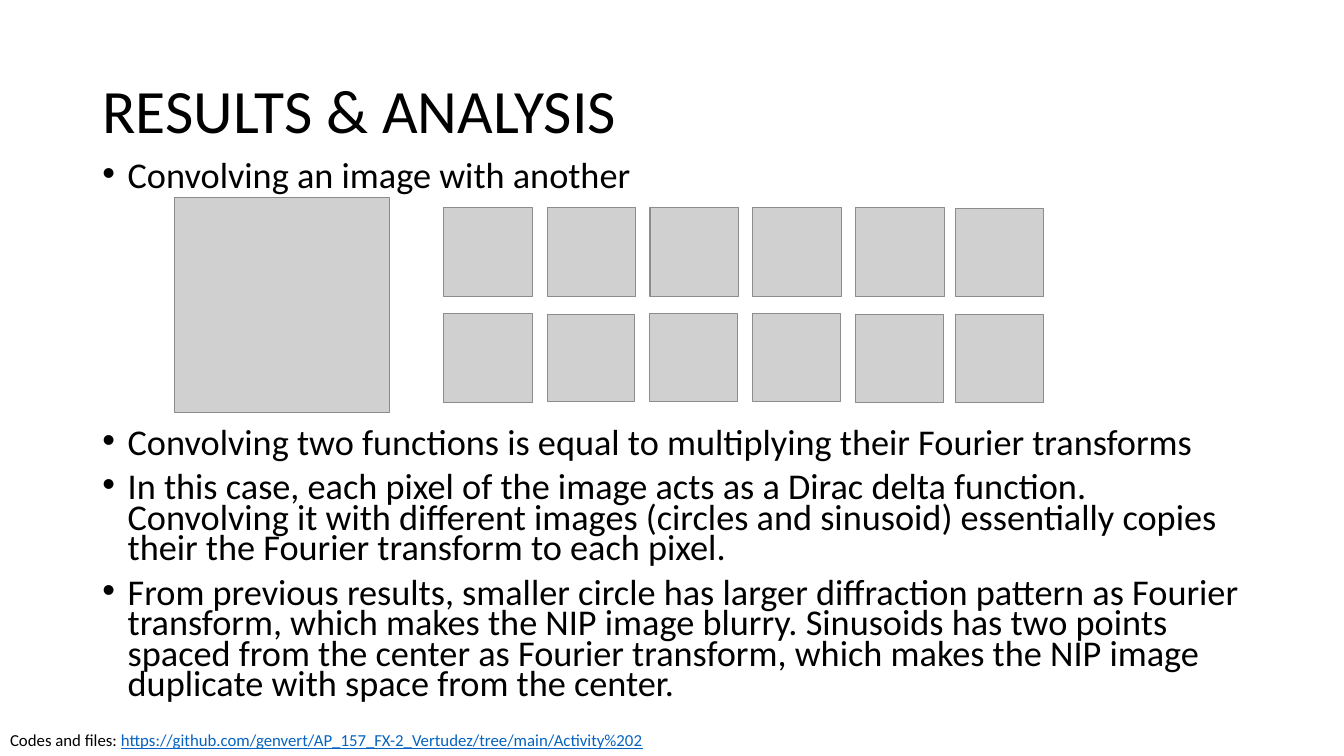
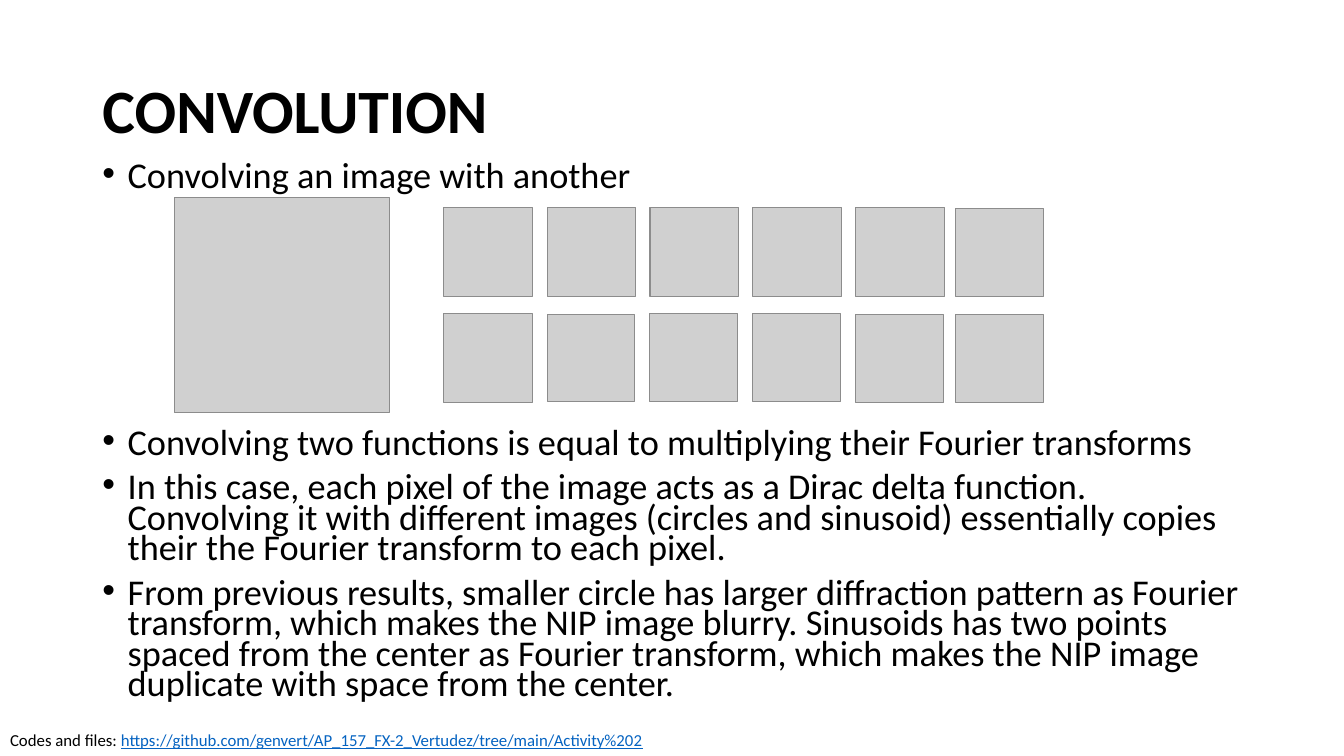
Before and after one commit to genvert/AP_157_FX-2_Vertudez, a slide deck: slide 6 of Activity 02 Part 1/Vertudez_Activity_2_Part_1_Report.pptx. Drawn at 1344x756 pixels with LibreOffice and Linux fonts; fonts in the diff are those of the drawing; grey boxes stand for pictures. Boxes give left, top, right and bottom in pixels: in the first picture for what was removed or moved away, otherwise in the second. Text is boxed around its words. In the diff, an @@ line names an element or a change of style, - is before the commit and + after.

```diff
--- a/Activity 02 Part 1/Vertudez_Activity_2_Part_1_Report.pptx
+++ b/Activity 02 Part 1/Vertudez_Activity_2_Part_1_Report.pptx
@@ title at bbox=[102, 92, 487, 134]: text changed; bold on @@
-RESULTS & ANALYSIS
+CONVOLUTION
```
Also in this commit, not shown: 8 other slides changed, 22 other files.
